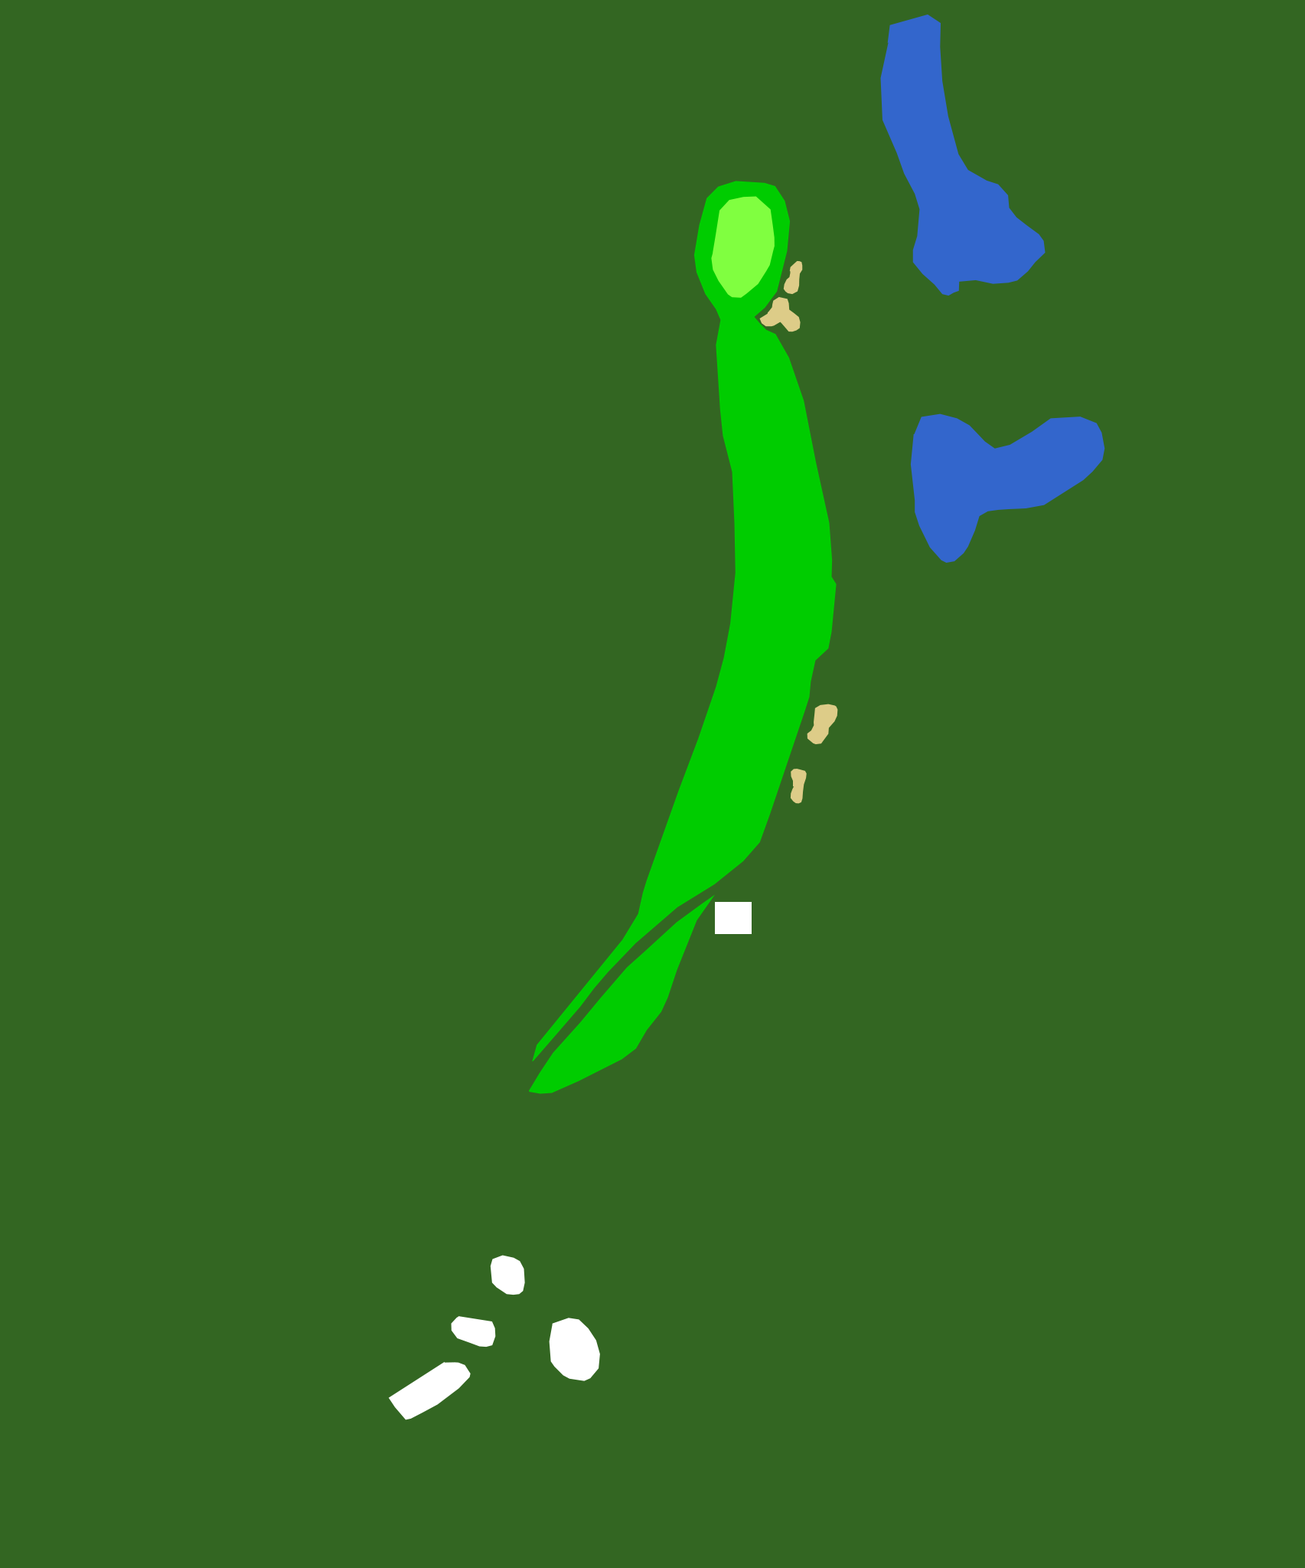
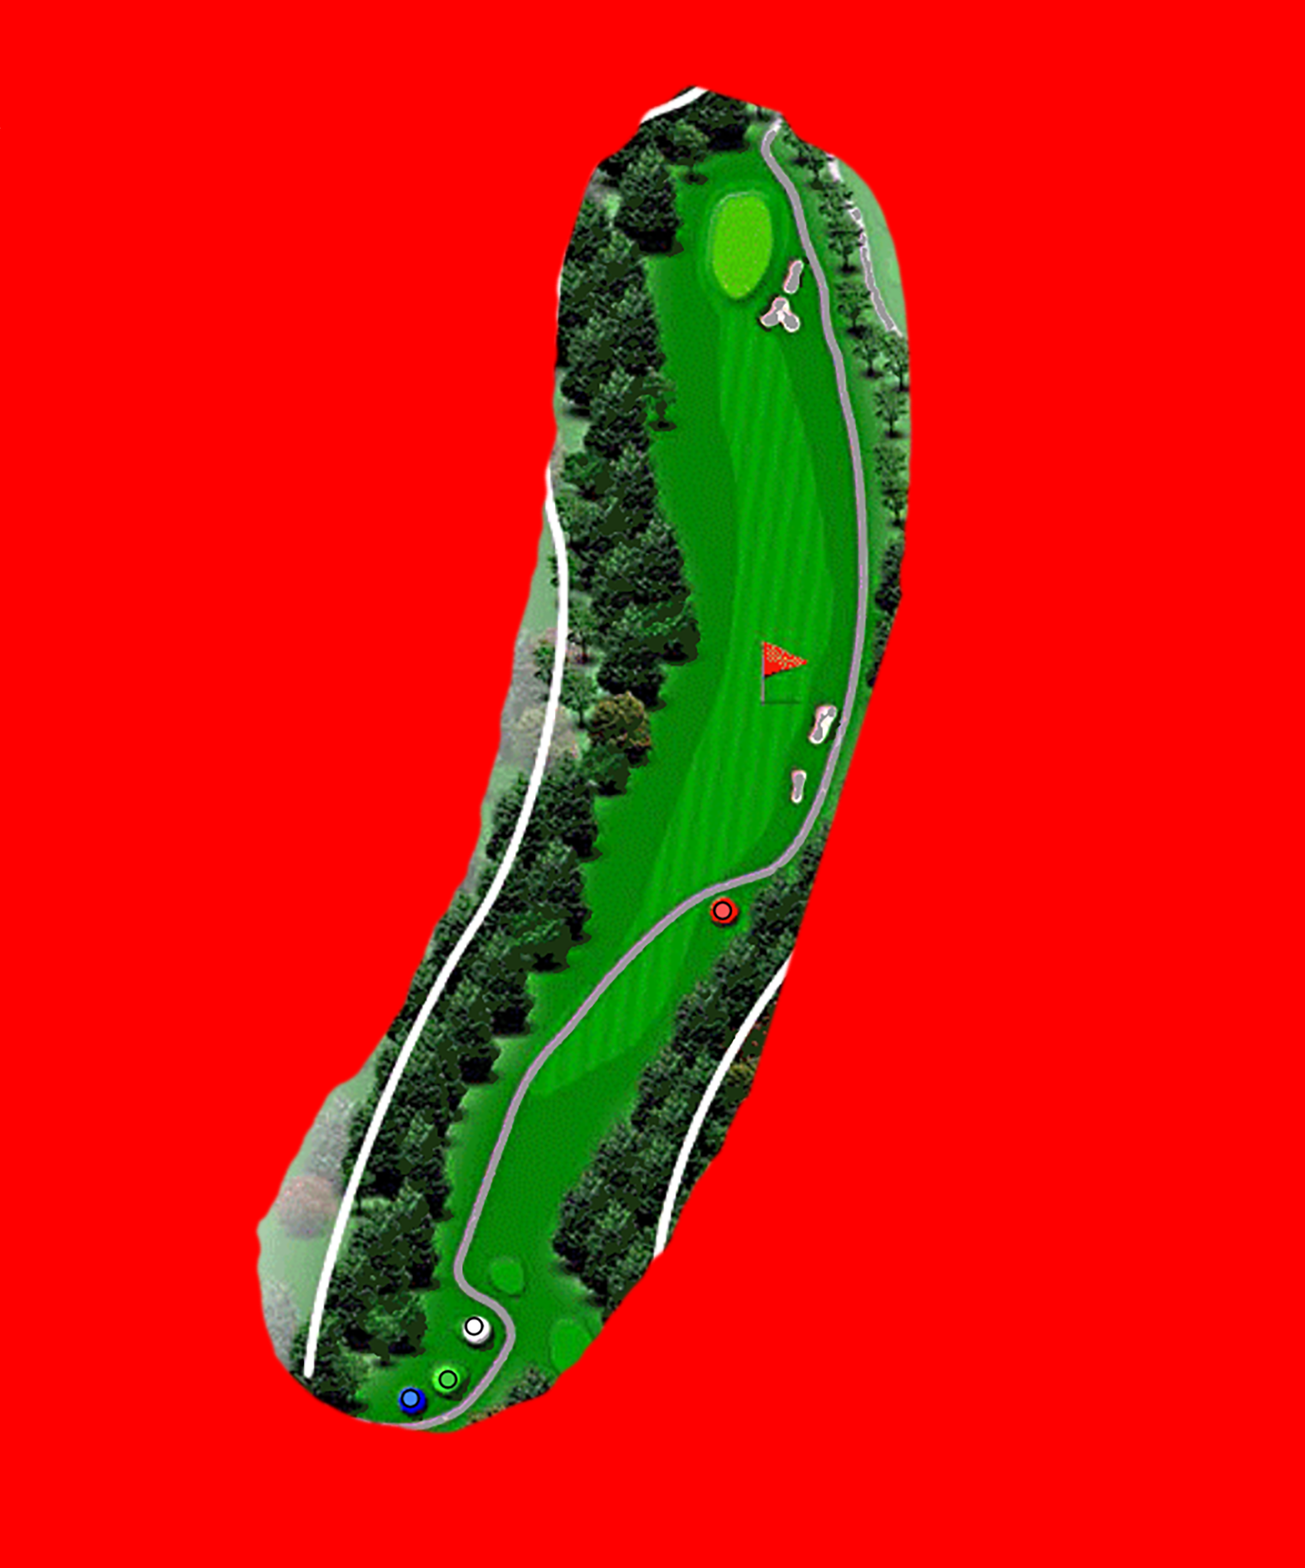
The second 1305×1568 image is a revision of the first. Changes to its layers:
hid "Water" over [880, 13, 1106, 563]
hid "Green" over [711, 196, 775, 298]
added layer "Lomond05-NewOB" above "Tees" over [0, 0, 1305, 1568]
hid "Tees" over [388, 901, 752, 1421]
hid "Bunkers" over [759, 260, 839, 804]
hid "Fairway" over [529, 180, 837, 1095]
showed "Canvas" over [0, 0, 1305, 1568]
hid "Rough" over [0, 0, 1305, 1568]